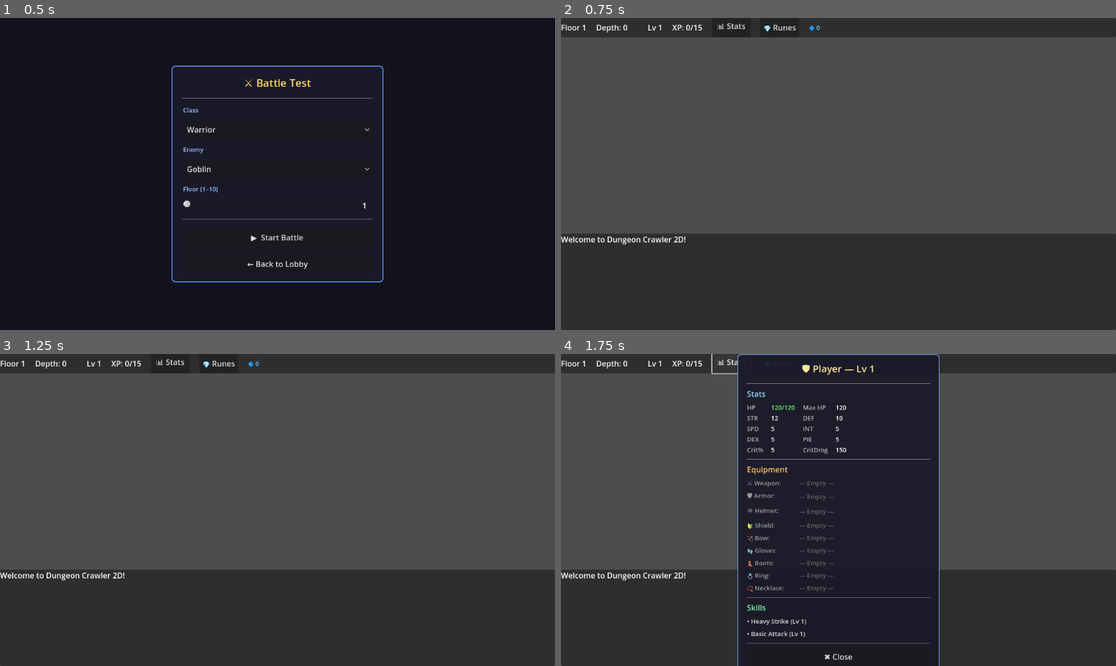
Above: before the commit, frames 1-4 (two rows, left to right).
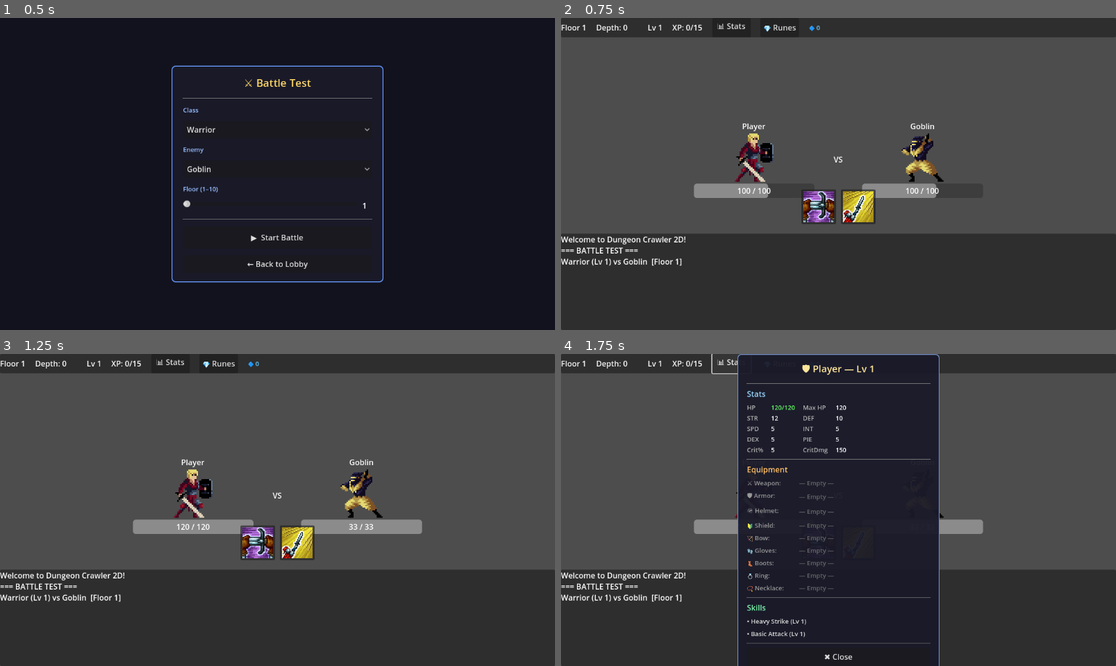
Above: after the commit, the same moments.

Repository: EmilianoRojas/dungeoncrawler2d
Game: Godot game, scene res://test/battle_test.tscn
The game is run twice, just before and just after one commit, with the same random seed, the same clock (stepped at 60 frames per second) and the same inputs. This scene is started directly instead of the project's main scene.
Inputs:
- Up to frame 1 (0.5 s): no input
- Up to frame 2 (0.75 s): click "▶ Start Battle" at 0.5 s
- Up to frame 3 (1.25 s): no input
- Up to frame 4 (1.75 s): click "📊 Stats" at 1.25 s

Frame 1 is identical in both runs. In frame 2, 4.0% of the frame differs, in the area x 0-69%, y 33-80%; in frame 3, 4.7%, in the area x 0-77%, y 33-80%; in frame 4, 1.1%.
Error before the commit: Parse Error: Too many arguments for "get()" call. Expected at most 1 but received 2. (res://core/factory/item_factory.gd:141)

Commit message:
Add new assets and remove obsolete test scripts
- Added new texture import files for various sword and wood assets, including sword_03, sword_03a, sword_03b, sword_03c, sword_03d, sword_03e, and wood_01a.
- Introduced new rune assets: rune_common, rune_epic, rune_legendary, and rune_rare.
- Removed outdated test scripts: test_action_queue.gd, test_cooldowns.gd, test_game_loop.gd, and test_operation_executor_v2.gd.
- Updated game_ui.gd to include skill cooldown updates during battle initialization.

Diff:
--- a/core/battle/turn_manager.gd
+++ b/core/battle/turn_manager.gd
@@ -89,7 +89,7 @@
 
 		# Trigger Passives: ON_TURN_START
 		if "passives" in e and e.passives:
-			var passives_list = e.passives.get_passives_by_trigger(EffectResource.Trigger.ON_TURN_START)
+			var passives_list = e.passives.get_passives_by_trigger("ON_TURN_START")
 			for p_data in passives_list:
 				var effect = p_data.effect
 				var source_id = p_data.source
@@ -176,7 +176,7 @@
 	# Trigger Passives: ON_TURN_END
 	for e in entities:
 		if "passives" in e and e.passives:
-			var passives_list = e.passives.get_passives_by_trigger(EffectResource.Trigger.ON_TURN_END)
+			var passives_list = e.passives.get_passives_by_trigger("ON_TURN_END")
 			for p_data in passives_list:
 				var effect = p_data.effect
 				var source_id = p_data.source
--- a/core/factory/item_factory.gd
+++ b/core/factory/item_factory.gd
@@ -130,7 +130,7 @@
 static func _add_random_passive(item: EquipmentResource) -> void:
 	var passive_id = ITEM_PASSIVE_POOL[randi() % ITEM_PASSIVE_POOL.size()]
 	var passive_info = PassiveLibrary.get_passive(passive_id)
-	if passive_info.is_empty():
+	if passive_info == null:
 		return
 	# Store passive_id in item so EquipmentComponent can apply it
 	# We use a custom EffectResource with effect_id = "passive:<id>" as a marker
@@ -138,7 +138,7 @@
 	marker.effect_id = StringName("passive:" + str(passive_id))
 	item.passive_effects.append(marker)
 	# Append passive name to display_name
-	item.display_name = item.display_name + " [" + passive_info.get("name", str(passive_id)) + "]"
+	item.display_name = item.display_name + " [" + passive_info.passive_name + "]"
 
 ## Force a minimum rarity (used for boss drops)
 static func bump_rarity(current_rarity: String) -> String:
--- a/tests/test_action_queue.gd
+++ /dev/null
@@ -1,66 +0,0 @@
-extends Node
-
-var turn_manager: TurnManager
-var player: Entity
-var enemy: Entity
-
-func _ready():
-	print("--- Starting Action Queue Verification ---")
-
-	# 1. Setup
-	turn_manager = TurnManager.new()
-	add_child(turn_manager)
-
-	player = Entity.new()
-	player.name = "Player"
-	player._ready()
-	player.stats.base["speed"] = 10 # Faster
-
-	enemy = Entity.new()
-	enemy.name = "Enemy"
-	enemy._ready()
-	enemy.stats.base["speed"] = 5 # Slower
-
-	# Give Enemy a skill so AI works
-	var bite = Skill.new()
-	bite.skill_name = "Bite"
-	enemy.skills.learn_skill(bite)
-
-	# 2. Start Battle
-	print("Starting Battle...")
-	turn_manager.start_battle(player, [enemy])
-
-	# 3. Simulate Decision Phase (Turn 1)
-	# TurnManager should be waiting for Player Input
-	print("Simulating Player Decision...")
-	await get_tree().create_timer(0.1).timeout # Let engine process frames
-
-	if turn_manager.current_phase == TurnManager.Phase.DECISION:
-		print("Confirmed: In DECISION phase.")
-	else:
-		print("FAILURE: System did not wait for player.")
-
-	# Create Player Action
-	var dummy_skill = Skill.new()
-	dummy_skill.skill_name = "Test Attack"
-	dummy_skill.base_power = 10
-	dummy_skill.scaling_type = Skill.ScalingType.FLAT
-
-	var player_action = AttackAction.new(player, enemy)
-	player_action.skill_reference = dummy_skill
-	# player_action.damage = 10 # REMOVED
-	player_action.priority = 0
-
-	# Submit Action (Triggers Resolution)
-	turn_manager.submit_player_action(player_action)
-
-	# 4. Verify Resolution Order
-	# Player Speed 10 vs Enemy Speed 5
-	# Player action should execute first
-	# We rely on logs for "AttackAction execute" -> CombatSystem logs
-
-	print("Watching Resolution Phase...")
-	await get_tree().create_timer(1.5).timeout # Wait for logic
-
-	print("Verification Complete.")
-	get_tree().quit()
--- a/tests/test_cooldowns.gd
+++ /dev/null
@@ -1,78 +0,0 @@
-extends Node
-
-var turn_manager: TurnManager
-var player: Entity
-var enemy: Entity
-
-func _ready():
-	print("--- Starting Cooldown System Verification ---")
-
-	# 1. Setup
-	turn_manager = TurnManager.new()
-	add_child(turn_manager)
-
-	player = Entity.new()
-	player.name = "Player"
-	player._ready()
-
-	enemy = Entity.new()
-	enemy.name = "Enemy"
-	enemy._ready()
-
-	# 2. Setup Skill with Cooldown
-	var heavy_strike = Skill.new()
-	heavy_strike.skill_name = "Heavy Strike"
-	heavy_strike.max_cooldown = 2 # 2 turns cooldown
-	player.skills.learn_skill(heavy_strike)
-
-	# 3. Test Loop
-	print("Player using skill for the first time...")
-	if player.skills.use_skill(heavy_strike, enemy):
-		print("SUCCESS: Skill used.")
-	else:
-		print("FAILURE: Skill failed.")
-
-	print("Checking Cooldown immediately after use (Expect 2)...")
-	var cd = player.skills.cooldowns[heavy_strike]
-	print("Current CD: %d" % cd)
-
-	print("\n--- Simulating Turns ---")
-
-	# Turn 1 (Player Turn Start -> Tick)
-	# Logic: use_skill puts it on CD=2.
-	# Next time player's turn starts, tick() reduces it to 1.
-
-	# Manually ticking for test control or running via turn manager?
-	# Let's run via TurnManager to prove integration.
-
-	# Start Battle (will trigger turn 1 for player)
-	turn_manager.start_battle(player, [enemy])
-	# TurnManager._next_turn() calls tick_cooldowns() immediately for the starter
-	# So CD should go 2 -> 1
-	print("Battle Started. Player's Turn.")
-	print("Current CD: %d" % player.skills.cooldowns[heavy_strike])
-
-	print("Attempting to use skill (Should fail)...")
-	if player.skills.use_skill(heavy_strike, enemy):
-		print("FAILURE: Skill used while on CD.")
-	else:
-		print("SUCCESS: Skill rejected due to CD.")
-
-	# Pass turn to enemy
-	print("\nPassing turn to enemy...")
-	turn_manager._next_turn() # Enemy Turn
-	# Pass turn back to player
-	print("Passing turn back to player...")
-	turn_manager._next_turn() # Player Turn (Tick happens here: 1 -> 0)
-
-	print("Player's Turn again.")
-	print("Current CD: %d" % player.skills.cooldowns[heavy_strike])
-
-	print("Attempting to use skill (Should succeed)...")
-	if player.skills.use_skill(heavy_strike, enemy):
-		print("SUCCESS: Skill used after CD.")
-	else:
-		print("FAILURE: Skill failed after CD.")
-
-	print("\nVerification Complete.")
-	get_tree().quit()
--- a/tests/test_game_loop.gd
+++ /dev/null
@@ -1,53 +0,0 @@
-extends Node
-
-var game_loop: GameLoop
-
-func _ready():
-	print("--- Starting Game Loop Verification ---")
-
-	game_loop = GameLoop.new()
-	add_child(game_loop)
-
-	# Allow initialization
-	await get_tree().create_timer(0.1).timeout
-
-	if game_loop.game_ui:
-		print("SUCCESS: GameUI instantiated.")
-	else:
-		print("FAILURE: GameUI missing.")
-
-	# Simulate movement until enemy found
-	print("\n--- Exploring ---")
-	var moves = ["move_e", "move_e", "move_s", "move_s", "move_w"]
-
-	for move_cmd in moves:
-		if game_loop.current_state == GameLoop.State.COMBAT:
-			print("Combat started during exploration! Stopping movement.")
-			break
-
-		print("Command: %s" % move_cmd)
-		game_loop.handle_input(move_cmd)
-		await get_tree().create_timer(0.1).timeout
-
-	# If we hit combat, test a combat action
-	if game_loop.current_state == GameLoop.State.COMBAT:
-		print("\n--- Testing Combat Integration ---")
-
-		# Verify UI Mode
-		if game_loop.game_ui.battle_container.visible:
-			print("SUCCESS: Battle UI is visible.")
-		else:
-			print("FAILURE: Battle UI is NOT visible.")
-
-		print("Player using 'skill' via UI signal...")
-		# Simulate clicking the skill button
-		var skill = game_loop.player_entity.skills.known_skills[0]
-		game_loop.game_ui.skill_activated.emit(skill)
-
-		await get_tree().create_timer(2.0).timeout
-		print("Combat test sequence finished.")
-	else:
-		print("\nWarning: No enemy found in random moves. Try running again.")
-
-	print("Verification Complete.")
-	get_tree().quit()
--- a/tests/test_operation_executor_v2.gd
+++ /dev/null
@@ -1,146 +0,0 @@
-extends Node
-
-func _init():
-	print("Starting OperationExecutor Verification V2...")
-	test_offensive()
-	test_defensive()
-	test_clamps()
-	test_conditions()
-	test_special()
-
-func test_offensive():
-	print("\n--- Testing Offensive Operations ---")
-
-	var ctx = CombatContext.new()
-	ctx.damage = 100
-
-	var op = EffectResource.new()
-
-	# TEST 1: ADD_DAMAGE
-	op.operation = EffectResource.Operation.ADD_DAMAGE
-	op.value = 50
-	_run_op(op, ctx)
-	_assert(ctx.damage == 150, "ADD_DAMAGE failed. Got: %d" % ctx.damage)
-
-	# TEST 2: ADD_DAMAGE_PERCENT
-	# 150 + (150 * 0.5) = 150 + 75 = 225
-	op.operation = EffectResource.Operation.ADD_DAMAGE_PERCENT
-	op.value = 0.5
-	_run_op(op, ctx)
-	_assert(ctx.damage == 225, "ADD_DAMAGE_PERCENT failed. Got: %d" % ctx.damage)
-
-	# TEST 3: MULTIPLY_DAMAGE
-	# 225 * 2 = 450
-	op.operation = EffectResource.Operation.MULTIPLY_DAMAGE
-	op.value = 2.0
-	_run_op(op, ctx)
-	_assert(ctx.damage == 450, "MULTIPLY_DAMAGE failed. Got: %d" % ctx.damage)
-
-	# TEST 4: SET_DAMAGE
-	op.operation = EffectResource.Operation.SET_DAMAGE
-	op.value = 999
-	_run_op(op, ctx)
-	_assert(ctx.damage == 999, "SET_DAMAGE failed. Got: %d" % ctx.damage)
-
-func test_defensive():
-	print("\n--- Testing Defensive Operations ---")
-
-	var ctx = CombatContext.new()
-	ctx.damage = 100
-	var op = EffectResource.new()
-
-	# TEST 1: REDUCE_DAMAGE_FLAT
-	op.operation = EffectResource.Operation.REDUCE_DAMAGE_FLAT
-	op.value = 20
-	_run_op(op, ctx)
-	_assert(ctx.damage == 80, "REDUCE_DAMAGE_FLAT failed. Got: %d" % ctx.damage)
-
-	# TEST 2: REDUCE_DAMAGE_PERCENT
-	# 80 * (1.0 - 0.25) = 60
-	op.operation = EffectResource.Operation.REDUCE_DAMAGE_PERCENT
-	op.value = 0.25
-	_run_op(op, ctx)
-	_assert(ctx.damage == 60, "REDUCE_DAMAGE_PERCENT failed. Got: %d" % ctx.damage)
-
-	# TEST 3: ABSORB_DAMAGE
-	# Absorb 40. 60 - 40 = 20
-	op.operation = EffectResource.Operation.ABSORB_DAMAGE
-	op.value = 40
-	_run_op(op, ctx)
-	_assert(ctx.damage == 20, "ABSORB_DAMAGE failed. Got: %d" % ctx.damage)
-
-func test_clamps():
-	print("\n--- Testing Clamps ---")
-	var op = EffectResource.new()
-
-	# TEST 1: CLAMP_MIN_DAMAGE
-	var ctx1 = CombatContext.new()
-	ctx1.damage = 5
-	op.operation = EffectResource.Operation.CLAMP_MIN_DAMAGE
-	op.value = 10
-	_run_op(op, ctx1)
-	_assert(ctx1.damage == 10, "CLAMP_MIN_DAMAGE (increase) failed. Got: %d" % ctx1.damage)
-
-	# TEST 2: CLAMP_MAX_DAMAGE
-	var ctx2 = CombatContext.new()
-	ctx2.damage = 100
-	op.operation = EffectResource.Operation.CLAMP_MAX_DAMAGE
-	op.value = 50
-	_run_op(op, ctx2)
-	_assert(ctx2.damage == 50, "CLAMP_MAX_DAMAGE (decrease) failed. Got: %d" % ctx2.damage)
-
-func test_conditions():
-	print("\n--- Testing Conditions ---")
-
-	var ctx = CombatContext.new()
-	ctx.damage = 100
-	ctx.is_crit = false
-
-	var op = EffectResource.new()
-	op.operation = EffectResource.Operation.MULTIPLY_DAMAGE
-	op.value = 2.0
-
-	var cond = EffectCondition.new()
-	cond.type = EffectCondition.Type.IS_CRIT
-	op.conditions.append(cond)
-
-	# TEST 1: Condition Fail (Not Crit)
-	_run_op(op, ctx)
-	_assert(ctx.damage == 100, "Condition Filter Check Failed. Should be 100, got: %d" % ctx.damage)
-
-	# TEST 2: Condition Pass (Is Crit)
-	ctx.is_crit = true
-	_run_op(op, ctx)
-	_assert(ctx.damage == 200, "Condition Pass Check Failed. Should be 200, got: %d" % ctx.damage)
-
-func test_special():
-	print("\n--- Testing Special Operations ---")
-
-	var ctx = CombatContext.new()
-	ctx.damage = 50
-
-	var op = EffectResource.new()
-
-	# STORE_DAMAGE
-	op.operation = EffectResource.Operation.STORE_DAMAGE
-	_run_op(op, ctx)
-	_assert(ctx.stored_damage == 50, "STORE_DAMAGE failed.")
-
-	# CONVERT_TO_TRUE_DAMAGE
-	op.operation = EffectResource.Operation.CONVERT_TO_TRUE_DAMAGE
-	_run_op(op, ctx)
-	_assert(ctx.ignore_defense == true, "CONVERT_TO_TRUE_DAMAGE failed.")
-
-# Helper to run op logic
-func _run_op(res: EffectResource, ctx: CombatContext):
-	var instance = EffectInstance.new(res)
-	instance.stacks = 1
-	# Mock owner entity
-	var owner = Entity.new()
-	OperationExecutor.execute(instance, owner, ctx)
-
-func _assert(condition: bool, msg: String):
-	if condition:
-		print("✅ PASS")
-	else:
-		print("❌ FAIL: " + msg)
--- a/ui/game_ui.gd
+++ b/ui/game_ui.gd
@@ -174,6 +174,7 @@
 		vfx_manager.register_entity(enemies[0], enemy_sprite, $BattleContainer/EnemyInfo)
 
 	_populate_skills(player)
+	update_skill_cooldowns(player)
 	_setup_turn_indicators()
 
 func _setup_turn_indicators() -> void:
Not shown, added: core/data/item_library.gd.uid
Not shown, added: core/passives/avoid_critical_effect.gd.uid
Not shown, added: core/passives/bloodlust_effect.gd.uid
Not shown, added: core/passives/counter_effect.gd.uid
Not shown, added: core/passives/damage_reduce_effect.gd.uid
Not shown, added: core/passives/divine_retribution_effect.gd.uid
Not shown, added: core/passives/first_strike_effect.gd.uid
Not shown, added: core/passives/hard_shield_effect.gd.uid
Not shown, added: core/passives/momentum_effect.gd.uid
Not shown, added: core/passives/observation_effect.gd.uid
Not shown, added: core/passives/passive_effect.gd.uid
Not shown, added: core/passives/plating_effect.gd.uid
(and 391 more such lines)
